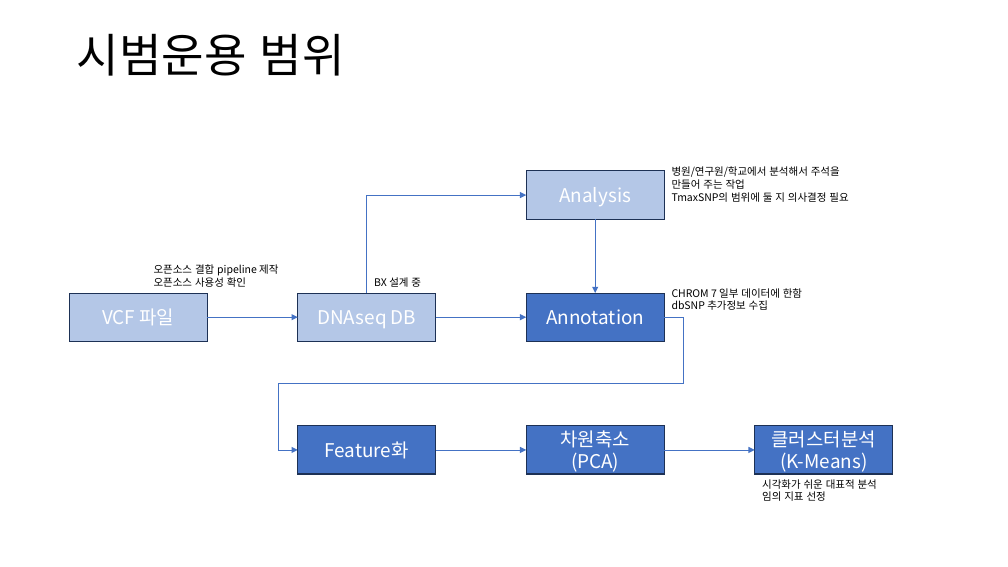
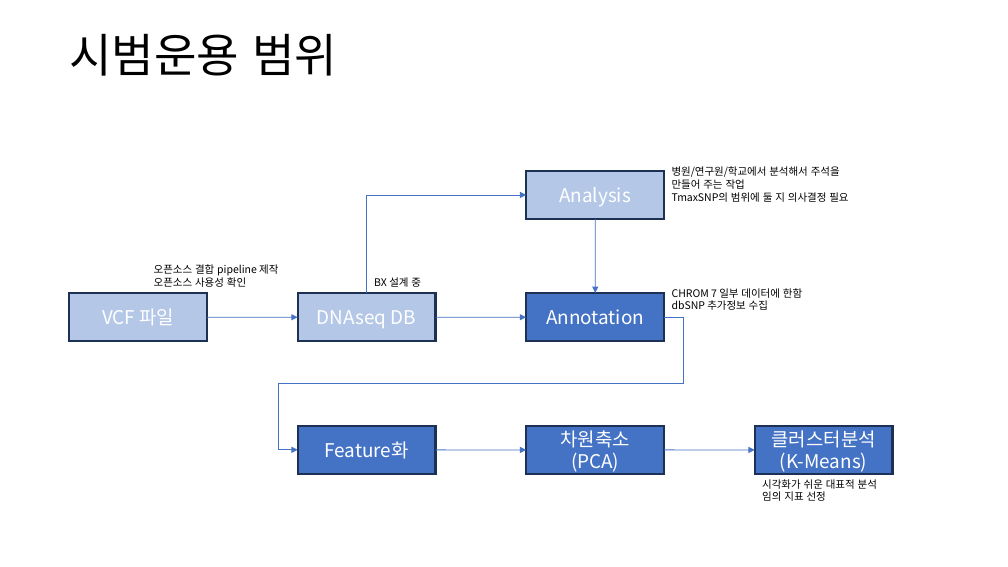
Before and after one commit to jsshin95/bioinfo, a slide deck: slide 2 of 20240415_SNP_UBS_BX설계_분석시범운용 (1).pptx. Drawn at 1008x567 pixels with LibreOffice and Linux fonts; fonts in the diff are those of the drawing. Boxes give left, top, right and bottom in pixels: in the first picture for what was removed or moved away, otherwise in the second. Text is boxed around its words. In the diff, an @@ line names an element or a change of style, - is before the commit and + after.

```diff
--- a/20240415_SNP_UBS_BX설계_분석시범운용 (1).pptx
+++ b/20240415_SNP_UBS_BX설계_분석시범운용 (1).pptx
@@ title "시범운용 범위": place and size @@
-title "시범운용 범위" at [77,33,345,76]
+title "시범운용 범위" at [69,33,337,76]
@@ arrow removed from (595, 219) to (595, 293) @@
@@ freeform shape added at [595,219,595,293], outline #4472C4 0.75 pt @@
@@ arrow removed from (207, 318) to (298, 318) @@
@@ freeform shape added at [207,318,298,318], outline #4472C4 0.75 pt @@
@@ elbow arrow (664, 318) - (298, 450): stroke #4472C4 0.5 pt to #4472C4 0.75 pt @@
@@ arrow removed from (436, 318) to (526, 318) @@
@@ freeform shape added at [436,318,526,318], outline #4472C4 0.75 pt @@
@@ arrow removed from (436, 450) to (526, 450) @@
@@ freeform shape added at [436,450,526,450], outline #4472C4 0.75 pt @@
@@ arrow removed from (665, 450) to (755, 450) @@
@@ freeform shape added at [665,450,755,450], outline #4472C4 0.75 pt @@
```
Also in this commit, not shown: 12 other slides changed, 4 slides added.
